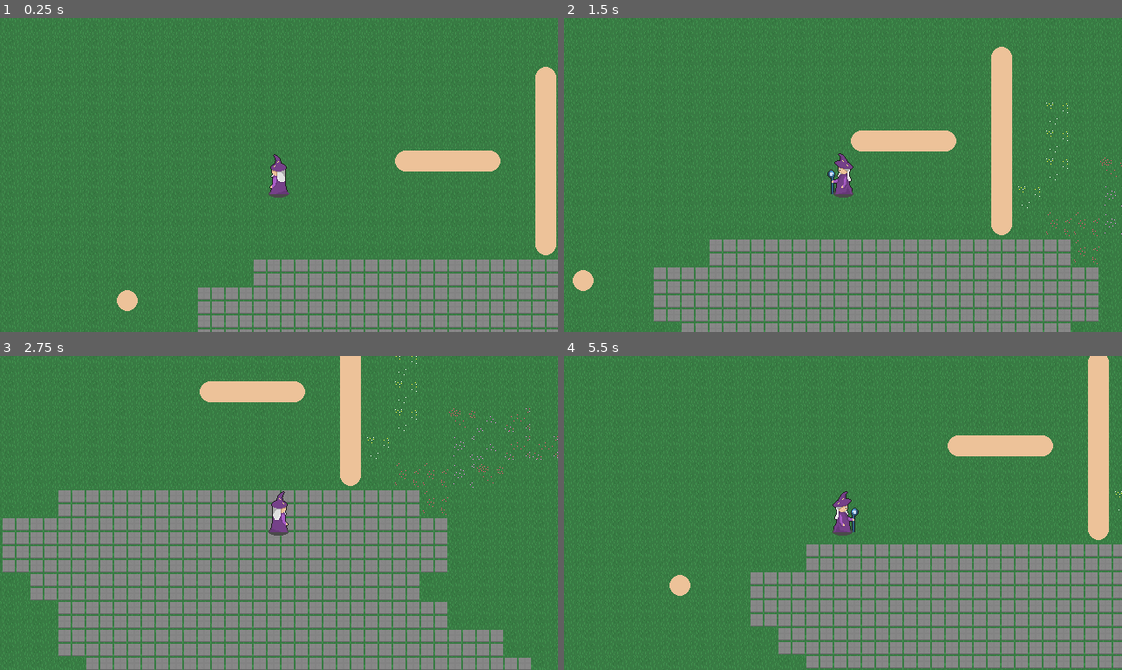
Above: before the commit, frames 1-4 (two rows, left to right).
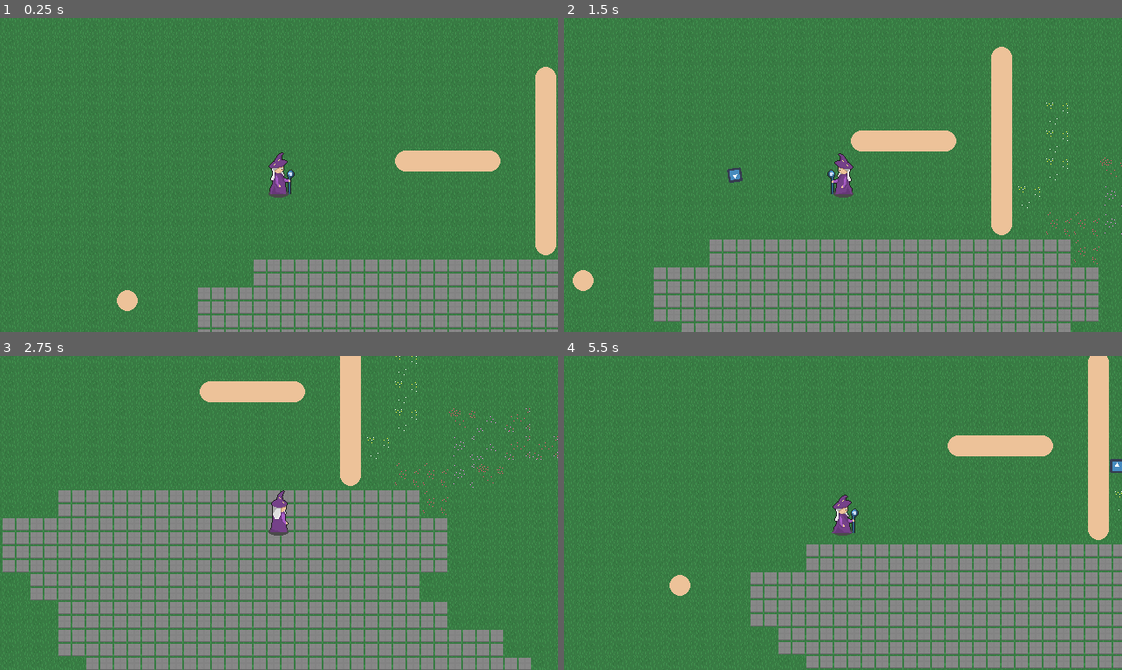
Above: after the commit, the same moments.

Repository: crcollver/godot-movement
Game: Godot game, scene res://World.tscn
Two runs of this game, one before a commit and one after it. Both use one fixed random seed, a clock stepped at 60 frames per second and the inputs below. The engine's default icon, where the game draws it, is replaced by a stand-in: a white triangle on a blue panel in a dark square.
Inputs (mouse positions are in pixels of both pictures, inside the frame that each line leads up to):
- Up to frame 1 (0.25 s): no input
- Up to frame 2 (1.5 s): move the mouse to (965, 159) at 0.52 s; hold Right (ui_right) 0.53-1.28 s; click (965, 159) at 0.6 s; move the mouse to (731, 190) at 1.27 s; hold Down (ui_down) from 1.28 s (still down); click (731, 190) at 1.35 s
- Up to frame 3 (2.75 s): move the mouse to (334, 443) at 2.02 s; release Down (ui_down) at 2.03 s; hold Right (ui_right) from 2.03 s (still down); click (334, 443) at 2.1 s
- Up to frame 4 (5.5 s): move the mouse to (815, 575) at 2.77 s; release Right (ui_right) at 2.78 s; hold Up (ui_up) 2.78-3.53 s; click (815, 575) at 2.85 s; move the mouse to (1010, 560) at 3.52 s; hold Left (ui_left) 3.53-5.03 s; click (1010, 560) at 3.6 s; move the mouse to (675, 465) at 4.27 s; click (675, 465) at 4.35 s; move the mouse to (870, 513) at 5.02 s; hold Down (ui_down) from 5.03 s (still down); click (870, 513) at 5.1 s

The runs differ from the first frame. In frame 1, 0.3% of the frame differs, in the area x 48-53%, y 42-57%; in frame 2, 0.1%; in frame 3, less than 0.1%; in frame 4, 0.3%.

Commit message:
feat: added a projectile with directional firing from the player

Diff:
--- a/player/player.gd
+++ b/player/player.gd
@@ -1,16 +1,22 @@
 # Reference: https://www.youtube.com/watch?v=BeSJgUTLmk0
 extends KinematicBody2D
+export (PackedScene) var Projectile
 
 const MAX_SPEED = 150
 const ACCELERATION = 2000
+var facing = Vector2()
 var motion = Vector2.ZERO
 var mouse_angle = 0
+
+# http://kidscancode.org/godot_recipes/2d/8_direction/
+func map_angle_to_index(angle):
+	var stepped_angle = stepify(angle, PI/4) / (PI / 4)
+	return wrapi(int(stepped_angle), 0, 8)
 
 func get_input_axis():
 	var horizontal = Input.get_action_strength("ui_right") - Input.get_action_strength("ui_left")
 	var vertical = Input.get_action_strength("ui_down") - Input.get_action_strength("ui_up")
 
-	# If vector isn't normalized, then diagonal directions would make player move faster.
 	return Vector2(horizontal, vertical).normalized()
 
 func apply_friction(amount):
@@ -27,23 +33,46 @@
 	motion += acceleration
 	motion = motion.clamped(MAX_SPEED)
 
-# https://godotengine.org/qa/38365/what-the-difference-between-_physicsprocess-and-_process
+func play_walk_animation():
+	var LEFT = Input.is_action_pressed("ui_left")
+	var RIGHT = Input.is_action_pressed("ui_right")
+	var UP = Input.is_action_pressed("ui_up")
+	var DOWN = Input.is_action_pressed("ui_down")
+
+	var direction = get_input_axis()
+
+	# Only change the animation if an input key has been pressed.
+	# Otherwise the animation would always default to right facing.
+	if LEFT || RIGHT || UP || DOWN:
+		facing = direction
+
+	var animation = "walk_" + str(map_angle_to_index(facing.angle()))
+	if($AnimationPlayer.assigned_animation != animation):
+		$AnimationPlayer.play(animation)
+
+func shoot():
+	var mouse = get_local_mouse_position()
+	$AnimationPlayer.play("walk_" + str(map_angle_to_index(mouse.angle())))
+
+	var projectile = Projectile.instance()
+	owner.add_child(projectile)
+	$Pivot.look_at(get_global_mouse_position())
+	projectile.transform = $Pivot/ProjectileSpawner.global_transform
+
 func _physics_process(delta):
 	var axis = get_input_axis()
-	# Vector2.ZERO means if there is no input?
-	# If so then apply any sort of friction calculation.
+
+	# If there is no movement vector, apply friction to stop player.
 	if axis == Vector2.ZERO:
 		apply_friction(ACCELERATION * delta)
 	else:
 		apply_movement(axis * ACCELERATION * delta)
-	# move_and_slide is built into godot (kinematic body)
-	# It returns "leftover" motion after any collision to apply to player.
+
 	motion = move_and_slide(motion)
 
+func _process(_delta):
+	# Until we add an AnimationTree, the walk animation changes back too fast after shooting.
+	# play_walk_animation()
 
-# http://kidscancode.org/godot_recipes/2d/8_direction/
-func _process(_delta):
-	var mouse = get_local_mouse_position()
-	mouse_angle = stepify(mouse.angle(), PI/4) / (PI / 4)
-	mouse_angle = wrapi(int(mouse_angle), 0, 8)
-	$AnimationPlayer.play("walk_" + str(mouse_angle))
+	if Input.is_action_just_pressed("player_shoot"):
+		shoot()
--- a/player/player.tscn
+++ b/player/player.tscn
@@ -1,7 +1,8 @@
-[gd_scene load_steps=12 format=2]
+[gd_scene load_steps=13 format=2]
 
 [ext_resource path="res://player/textures/NEWESTSPRITESHEET-export-export.png" type="Texture" id=1]
 [ext_resource path="res://player/player.gd" type="Script" id=2]
+[ext_resource path="res://projectile/projectile.tscn" type="PackedScene" id=3]
 
 [sub_resource type="CircleShape2D" id=1]
 radius = 32.0
@@ -144,6 +145,7 @@
 
 [node name="Player" type="KinematicBody2D"]
 script = ExtResource( 2 )
+Projectile = ExtResource( 3 )
 
 [node name="Sprite" type="Sprite" parent="."]
 texture = ExtResource( 1 )
@@ -163,3 +165,8 @@
 anims/walk_5 = SubResource( 9 )
 anims/walk_6 = SubResource( 3 )
 anims/walk_7 = SubResource( 10 )
+
+[node name="Pivot" type="Node2D" parent="."]
+
+[node name="ProjectileSpawner" type="Position2D" parent="Pivot"]
+position = Vector2( 32, 0 )
--- a/project.godot
+++ b/project.godot
@@ -50,6 +50,11 @@
 , Object(InputEventKey,"resource_local_to_scene":false,"resource_name":"","device":0,"alt":false,"shift":false,"control":false,"meta":false,"command":false,"pressed":false,"scancode":0,"physical_scancode":83,"unicode":0,"echo":false,"script":null)
  ]
 }
+player_shoot={
+"deadzone": 0.5,
+"events": [ Object(InputEventMouseButton,"resource_local_to_scene":false,"resource_name":"","device":0,"alt":false,"shift":false,"control":false,"meta":false,"command":false,"button_mask":0,"position":Vector2( 0, 0 ),"global_position":Vector2( 0, 0 ),"factor":1.0,"button_index":1,"pressed":false,"doubleclick":false,"script":null)
+ ]
+}
 
 [physics]
 
--- /dev/null
+++ b/projectile/projectile.gd
@@ -0,0 +1,9 @@
+extends Area2D
+
+var speed = 750
+
+func _physics_process(delta):
+	position += transform.x * speed * delta
+
+func _on_Projectile_body_entered(_body):
+	queue_free()
--- /dev/null
+++ b/projectile/projectile.tscn
@@ -0,0 +1,19 @@
+[gd_scene load_steps=4 format=2]
+
+[ext_resource path="res://icon.png" type="Texture" id=1]
+[ext_resource path="res://projectile/projectile.gd" type="Script" id=2]
+
+[sub_resource type="RectangleShape2D" id=1]
+extents = Vector2( 5, 5 )
+
+[node name="Projectile" type="Area2D"]
+script = ExtResource( 2 )
+
+[node name="Sprite" type="Sprite" parent="."]
+scale = Vector2( 0.25, 0.25 )
+texture = ExtResource( 1 )
+
+[node name="CollisionShape2D" type="CollisionShape2D" parent="."]
+shape = SubResource( 1 )
+
+[connection signal="body_entered" from="." to="." method="_on_Projectile_body_entered"]
Not shown, added: player/textures/Eye.png.import
